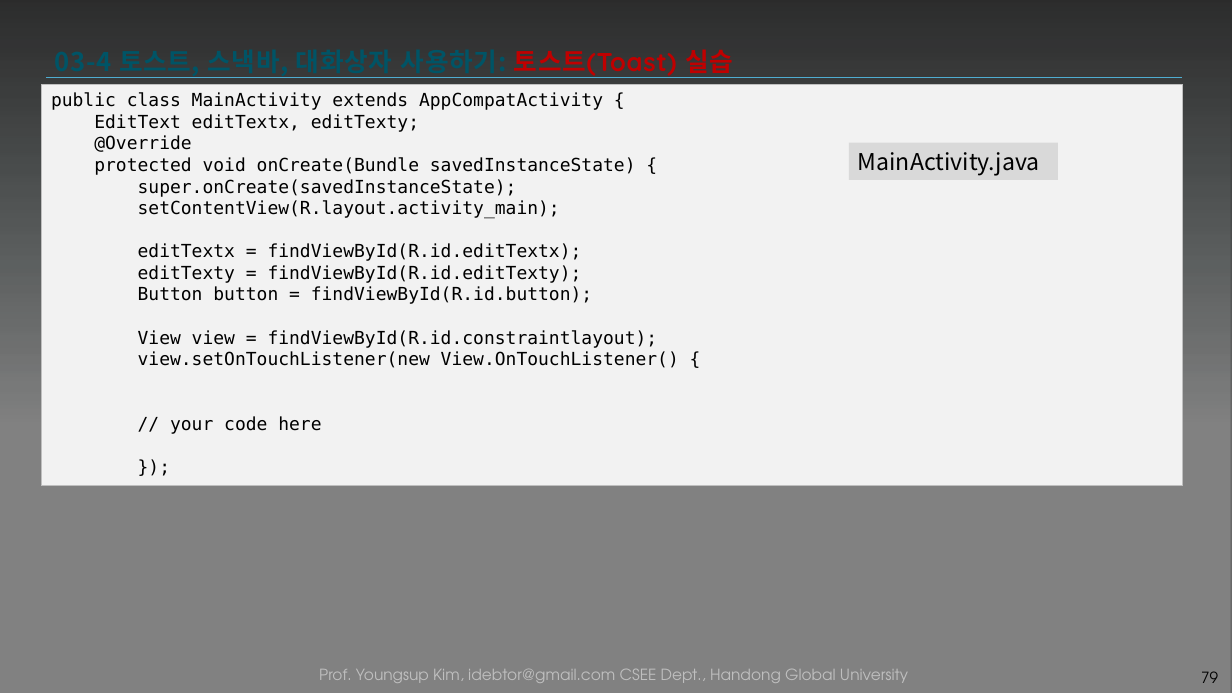
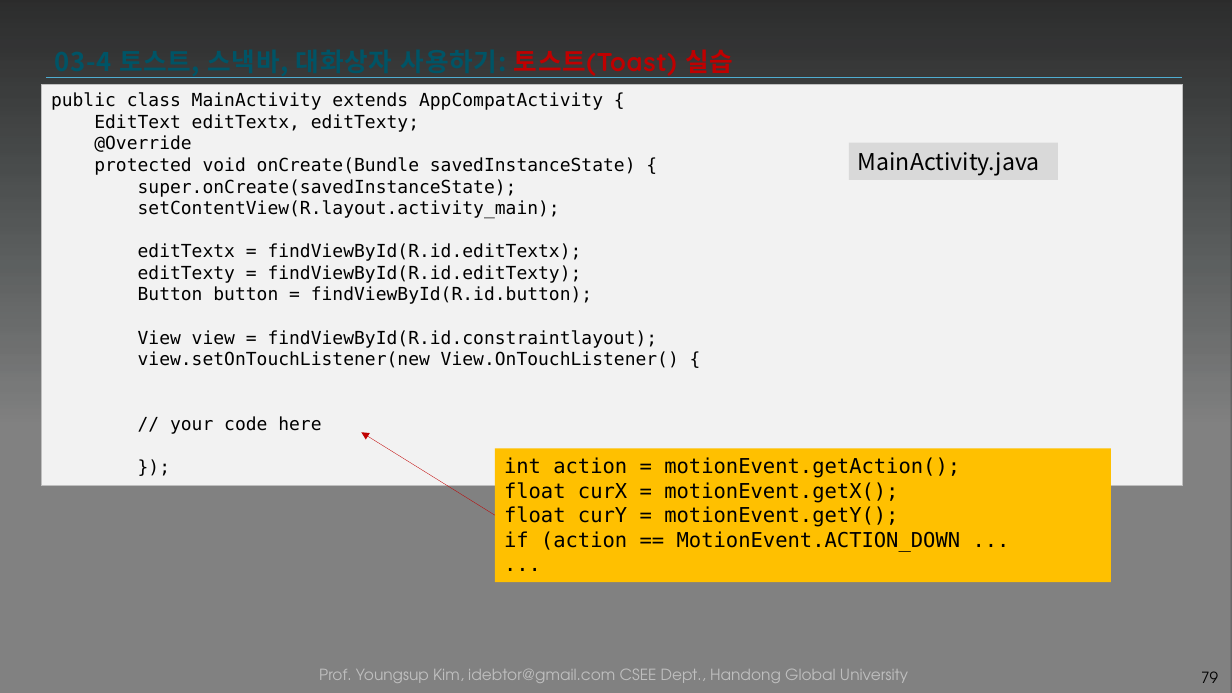
Before and after one commit to tae7841/HuStarAS, a slide deck: slide 79 of ppts/03Widget.pptx. Drawn at 1232x693 pixels with LibreOffice and Linux fonts; fonts in the diff are those of the drawing; background and template pictures are left out; a plain dark background stands for a picture behind light text. Boxes give left, top, right and bottom in pixels: in the first picture for what was removed or moved away, otherwise in the second. Text is boxed around its words. In the diff, an @@ line names an element or a change of style, - is before the commit and + after.

```diff
--- a/ppts/03Widget.pptx
+++ b/ppts/03Widget.pptx
@@ arrow added from (495, 516) to (361, 433), #C00000 0.25 pt @@
@@ rectangle added at (495, 448, 1112, 582), fill #FFC000, 16 pt, text #000000 @@
+int action = motionEvent.getAction();
+float curX = motionEvent.getX();
+float curY = motionEvent.getY();
+if (action == MotionEvent.ACTION_DOWN ...
+...
```
Also in this commit, not shown: 3 other slides changed.
